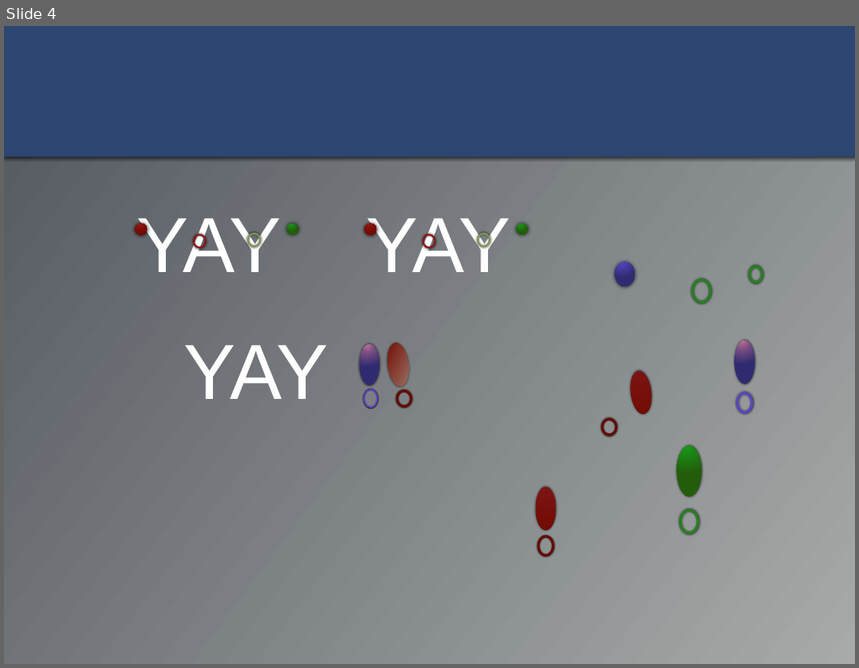
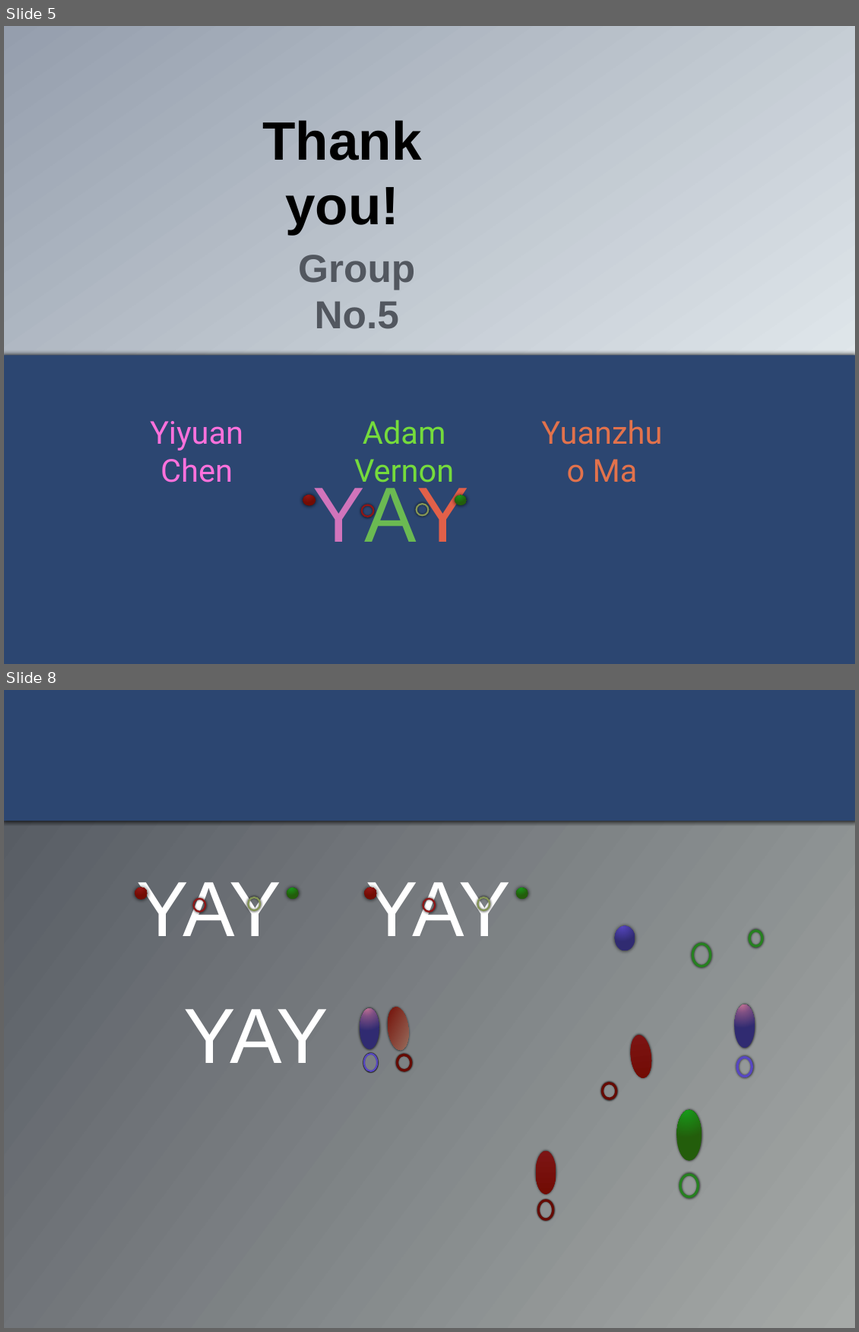
Before and after one commit to yuanzhuo/Talent2018, a slide deck: pre/pre_SM.pptx. Shown one above the other, each under a label of ours: slide 4 before the commit, slides 5 and 8 after it; the slides between them are not shown. The pictures are 859x668 and 859x1332 pixels, drawn with LibreOffice and Linux fonts; fonts in the diff are those of the drawing. Boxes give left, top, right and bottom in pixels: in the first picture for what was removed or moved away, otherwise in the second. Text is boxed around its words. In the diff, an @@ line names an element or a change of style, - is before the commit and + after.

```diff
--- a/pre/pre_SM.pptx
+++ b/pre/pre_SM.pptx
@@ slide 5 added at (4, 26, 855, 664), background gradient #F9FFFF to #959EAD @@
@@ text added at (262, 120, 421, 234), 65 pt, text #000000, bold @@
+Thank you!
@@ text added at (298, 255, 415, 329), 47 pt, text #52575F, bold @@
+Group No.5
@@ rectangle added at (4, 355, 855, 664), fill #2C4671 @@
@@ text added at (150, 421, 243, 483), 38 pt, text #FF71DC @@
+Yiyuan Chen
@@ text added at (354, 420, 454, 490), 38 pt, text #75DB3C @@
+Adam Vernon
@@ text added at (593, 459, 638, 483), 38 pt, text #E2724C @@
+Yuanzhuo Ma
@@ group added at (303, 480, 469, 542): 4 ellipses, 1 text @@
+YAY
@@ what was slide 4 is now slide 8 @@
```
Also in this commit, not shown: 3 slides changed, 3 other slides added, 7 other files.
